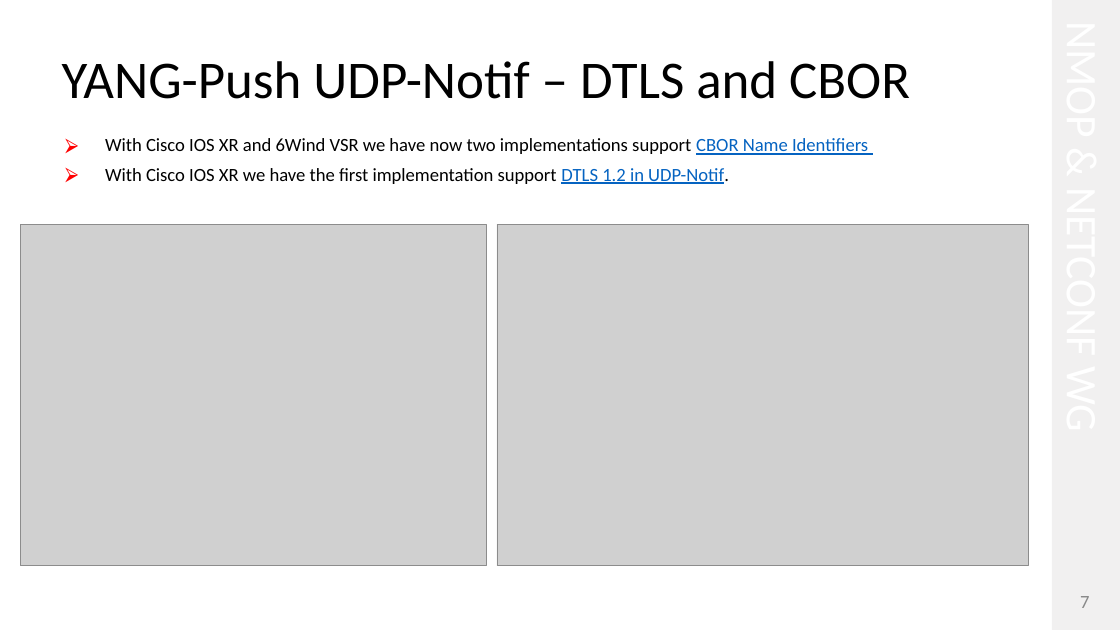
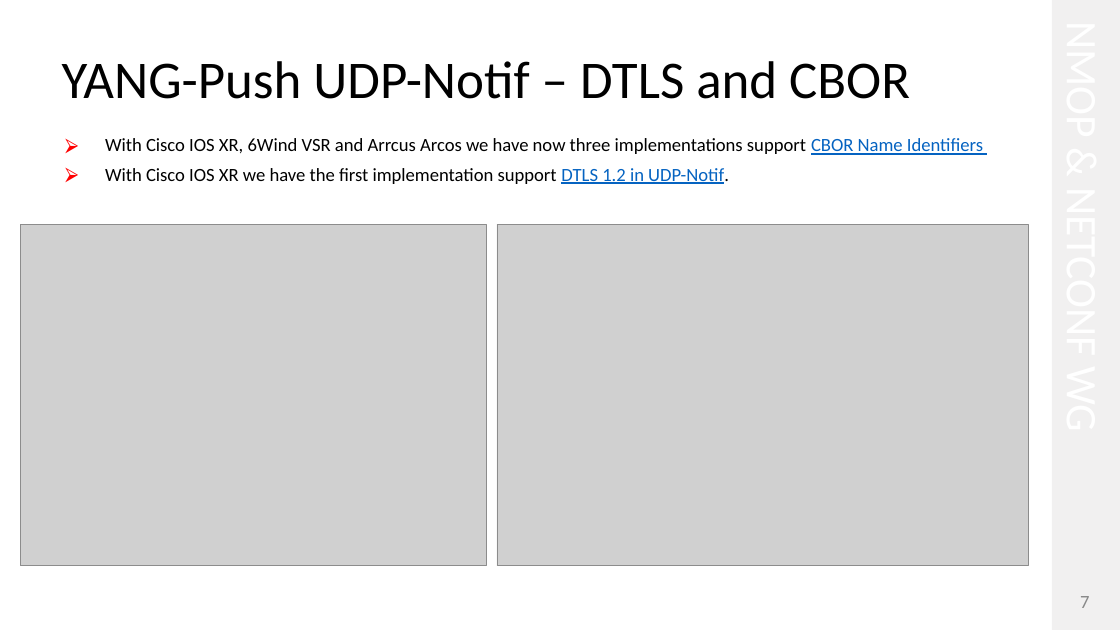
Before and after one commit to network-analytics/ietf-network-analytics-document-status, a slide deck: slide 7 of 126/Hackathon/ietf-126-hackathon-validate-e2e-yp-message-broker.pptx. Drawn at 1120x630 pixels with LibreOffice and Linux fonts; fonts in the diff are those of the drawing; grey boxes stand for pictures. Boxes give left, top, right and bottom in pixels: in the first picture for what was removed or moved away, otherwise in the second. Text is boxed around its words. In the diff, an @@ line names an element or a change of style, - is before the commit and + after.

Commit message:
final slides

```diff
--- a/126/Hackathon/ietf-126-hackathon-validate-e2e-yp-message-broker.pptx
+++ b/126/Hackathon/ietf-126-hackathon-validate-e2e-yp-message-broker.pptx
@@ text at (105, 138, 983, 155): text changed @@
-⮚ With Cisco IOS XR and 6Wind VSR we have now two implementations support CBOR Name Identifiers
+⮚ With Cisco IOS XR, 6Wind VSR and Arrcus Arcos we have now three implementations support CBOR Name Identifiers
```
Also in this commit, not shown: 2 other slides changed, 3 other files.
